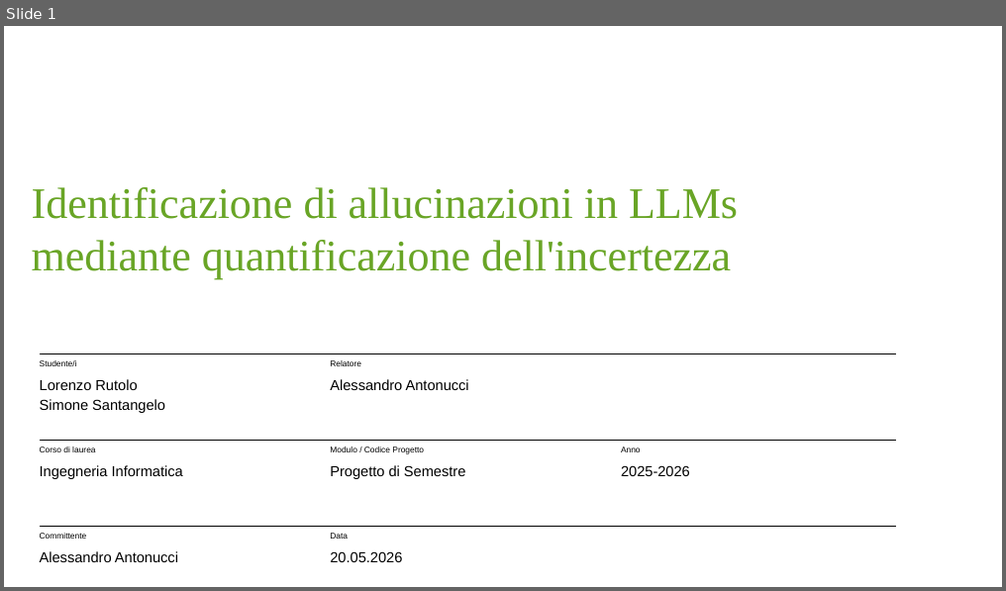
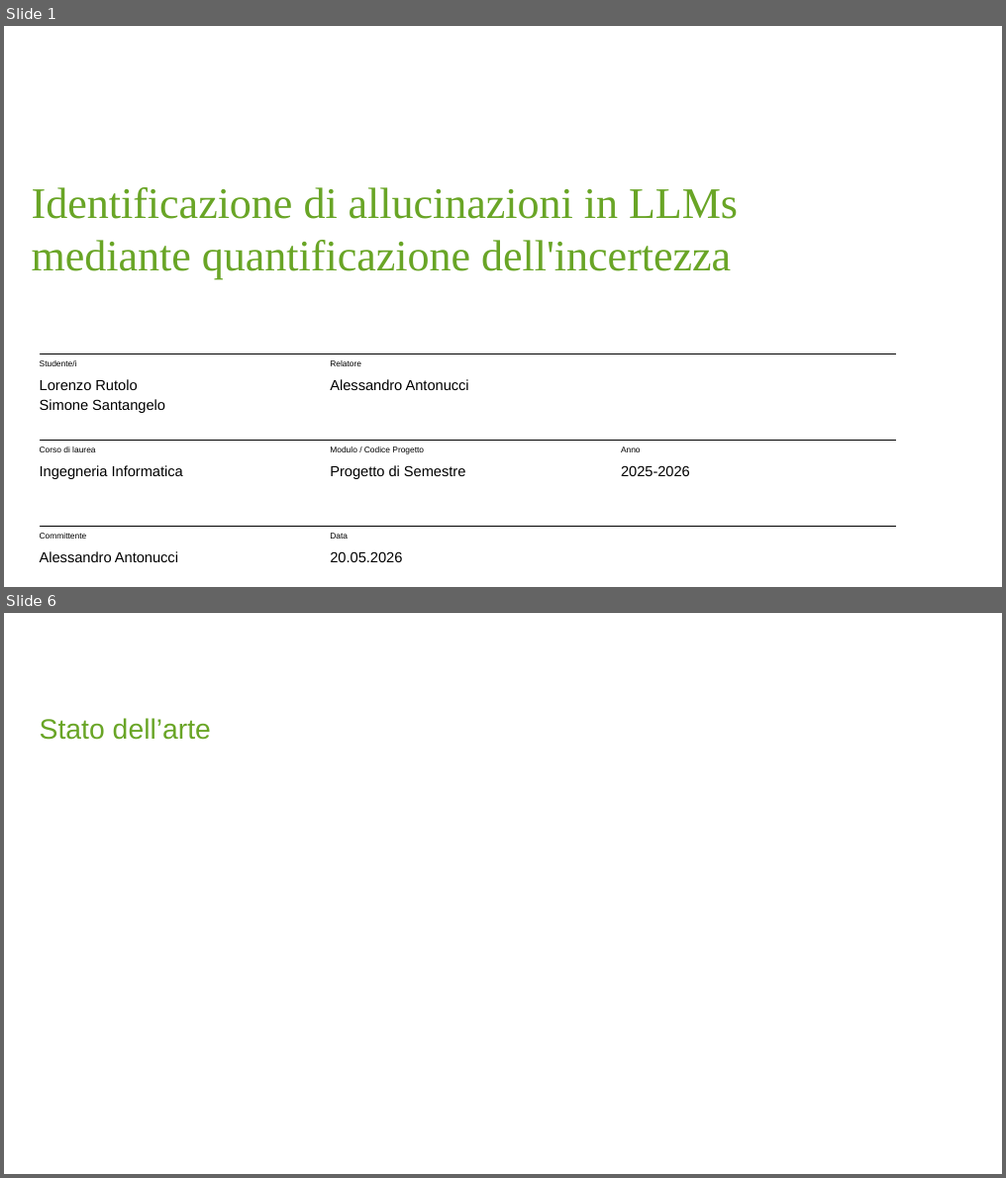
Before and after one commit to lorenzorutolo/ProgettoSemestre, a slide deck: Documentazione/Presentazione_Rutolo_Santangelo.pptx. Shown one above the other, each under a label of ours: slide 1 before the commit, slides 1 and 6 after it; the slides between them are not shown. The pictures are 1006x591 and 1006x1178 pixels, drawn with LibreOffice and Linux fonts; fonts in the diff are those of the drawing; background and template pictures are left out. Boxes give left, top, right and bottom in pixels: in the first picture for what was removed or moved away, otherwise in the second. Text is boxed around its words. In the diff, an @@ line names an element or a change of style, - is before the commit and + after.

```diff
--- a/Documentazione/Presentazione_Rutolo_Santangelo.pptx
+++ b/Documentazione/Presentazione_Rutolo_Santangelo.pptx
@@ slide 6 added at box(4, 613, 1002, 1174), background #FFFFFF @@
@@ text added at box(40, 718, 211, 740), 20.2 pt, text #69A526 @@
+Stato dell’arte
```
Also in this commit, not shown: 7 other slides added, 3 slides removed, 1 other file.
